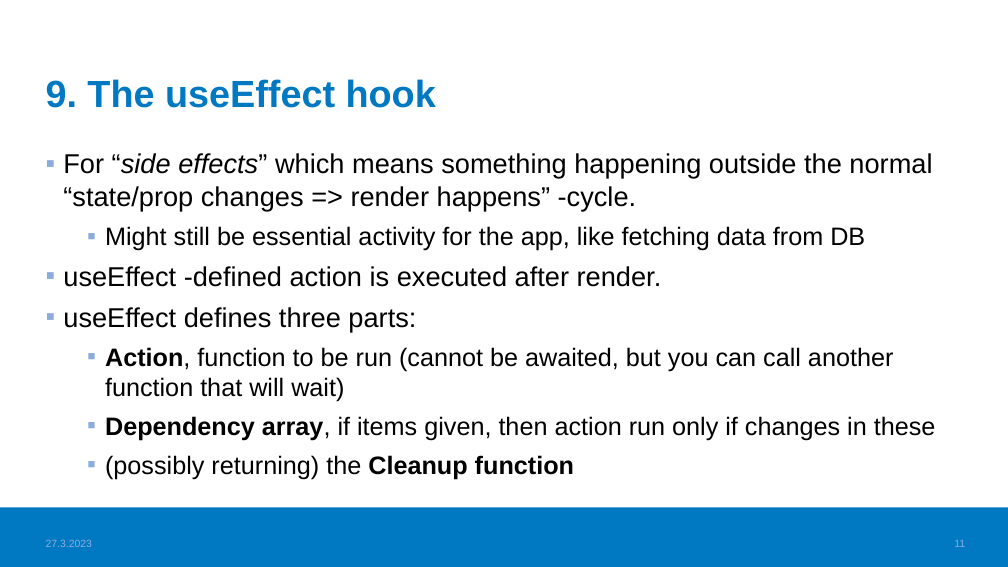
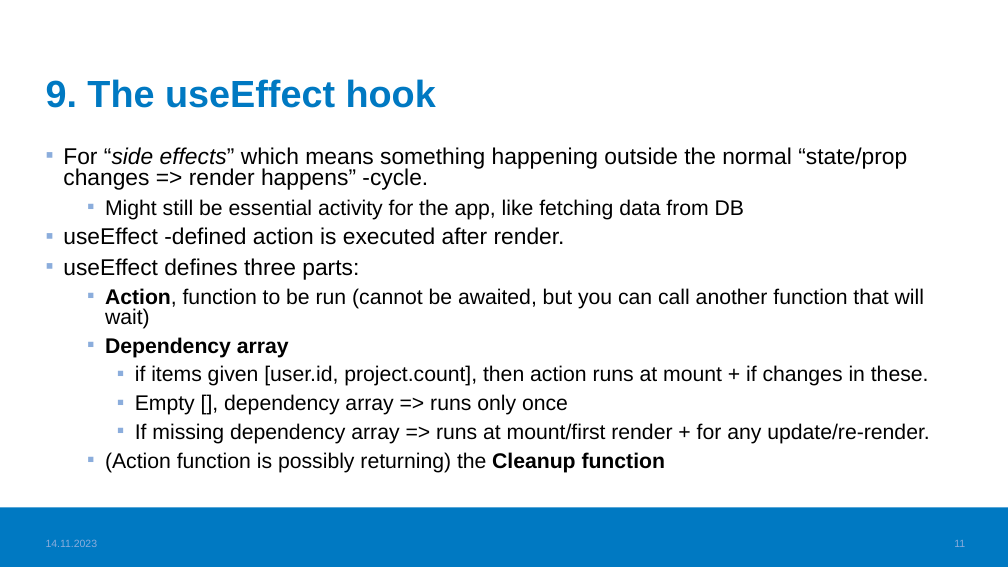
Before and after one commit to haagahelia/ohke-teknologiat, a slide deck: slide 11 of 05_frontend/Frontend_VideoTopics.pptx. Drawn at 1008x567 pixels with LibreOffice and Linux fonts; fonts in the diff are those of the drawing; background and template pictures are left out. Boxes give left, top, right and bottom in pixels: in the first picture for what was removed or moved away, otherwise in the second. Text is boxed around its words. In the diff, an @@ line names an element or a change of style, - is before the commit and + after.

```diff
--- a/05_frontend/Frontend_VideoTopics.pptx
+++ b/05_frontend/Frontend_VideoTopics.pptx
@@ text at (x1=63, y1=147, x2=924, y2=329): size 25.9 to 21.7 pt in "For “side effects” which means something happening ...", "useEffect -defined action is executed after render.", "useEffect defines three parts:"; size 24.1 to 20.1 pt in "Might still be essential activity for the ...", "Action, function to be run (cannot be ..."; line spacing 1 to 0.8 @@
@@ text at (x1=105, y1=337, x2=929, y2=473): text changed; size 24.1 to 20.1 pt @@
-  ▪ Dependency array, if items given, then action run only if changes in these
-  ▪ (possibly returning) the Cleanup function
+  ▪ Dependency array
+    ▪ if items given [user.id, project.count], then action runs at mount + if changes in these.
+    ▪ Empty [], dependency array => runs only once
+    ▪ If missing dependency array => runs at mount/first render + for any update/re-render.
+  ▪ (Action function is possibly returning) the Cleanup function
@@ text at (x1=46, y1=539, x2=98, y2=547): text changed @@
-27.3.2023
+14.11.2023
```
Also in this commit, not shown: 15 other slides changed, 1 slide removed, 3 other files.
